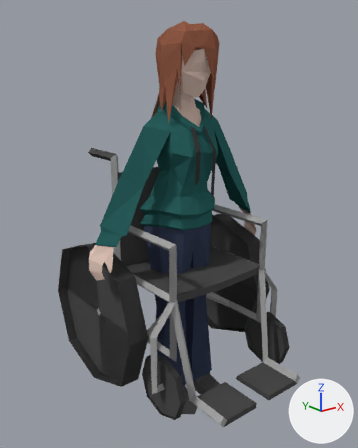
One commit to the Blender file uhhhh tristan is fat/Assets/Models/Ellie.blend: the scene before it, then after it.
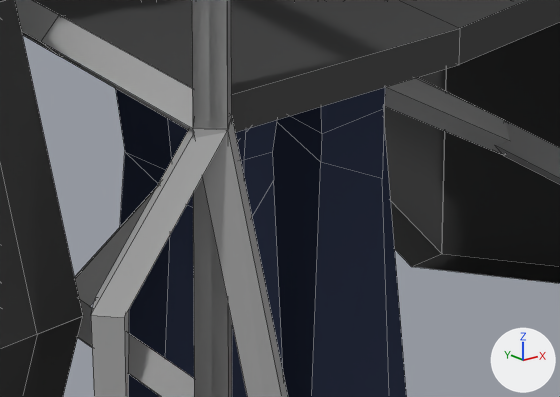
Each version is shown whole from a camera (50 mm lens) standing at (-11.08, -13.13, 12.53) and looking at (-0.2, 0.47, 7.09), then close up on the part from 37% to 67% of the width and 62% to 79% of the height. Arrows for +X, +Y and +Z are at lower right; the lights stay in place. The close-ups show mesh edges as thin lines.

Script lines for the objects in view, before the commit:
```python
me_cube = bpy.data.meshes.new('Cube')
me_cube.from_pydata(...)  # 346 vertices, 386 faces, 1 loose edge; spans x -3.89..3.89, y 0.0..14.03, z -1.82..1.05
# faces by material slot: [64, 54, 142, 4, 38, 84]
me_cube.materials.append(mat_skin)  # beige #e1c7ba
me_cube.materials.append(mat_jeans)  # dark blue #3a425a
me_cube.materials.append(mat_jacket)  # dark cyan #2c6462
me_cube.materials.append(mat_strings)  # black #3b3b3b
me_cube.materials.append(mat_shoes)  # dark grey #5d5d5d
me_cube.materials.append(mat_hair)  # brown #8f5a45
me_cube_001 = bpy.data.meshes.new('Cube.001')
me_cube_001.from_pydata(...)  # 312 vertices, 340 faces; spans x -3.33..3.42, y -5.5..2.67, z 0.0..8.47
# faces by material slot: [176, 164]
me_cube_001.materials.append(mat_black)  # its picture is missing
me_cube_001.materials.append(mat_metal)  # its picture is missing
ob_ellie = bpy.data.objects.new('Ellie', me_cube)
ob_ellie.location = (0.0, -0.068, 0.002)
ob_ellie.rotation_euler = (1.571, 0.0, 0.0)  # degrees (90, 0, 0)
ob_wheelchair = bpy.data.objects.new('Wheelchair', me_cube_001)
ob_wheelchair.location = (-0.046, 1.695, 1.257)
ob_wheelchair.show_transparent = True
```
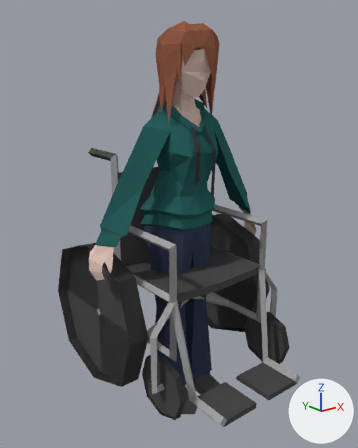
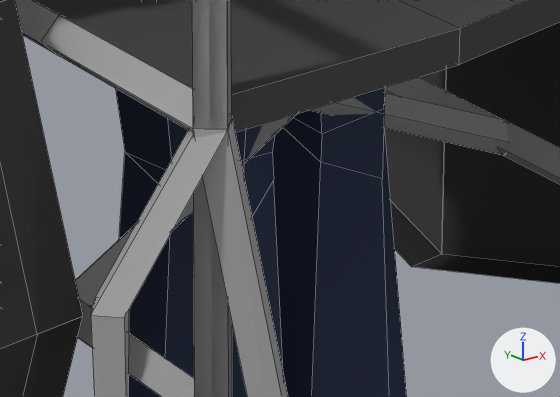
Where the change shows, as pixel boxes (x1, y1, x2, y2) in the close-ups (560 x 397 px):
part 1 of me_cube_001, cut back: before (0, 1, 510, 397); after (0, 93, 509, 397)

Edits to the bpy script that builds the scene:
```text
Change me_cube_001:
    used by ob_wheelchair; location = (-0.046, 1.695, 1.257)
    remove me_cube_001.from_pydata(...)  # 312 vertices, 340 faces; spans x -3.33..3.42, y -5.5..2.67, z 0.0..8.47
    add me_cube_001.from_pydata(...)  # 324 vertices, 324 faces; spans x -3.33..3.42, y -5.5..2.67, z 0.0..8.47
    me_cube_001 part 1
    19 faces are deleted
    4 vertices in x -0.24..0.33, y -1.8..-1.5, z 3.42 move by (0.0, 0.0, -0.33)
    12 vertices are added at x -3.33..3.42, y -2.67..-1.98, z 0.7..4.65
    3 new faces join them, mat_black (its picture is missing)
```
